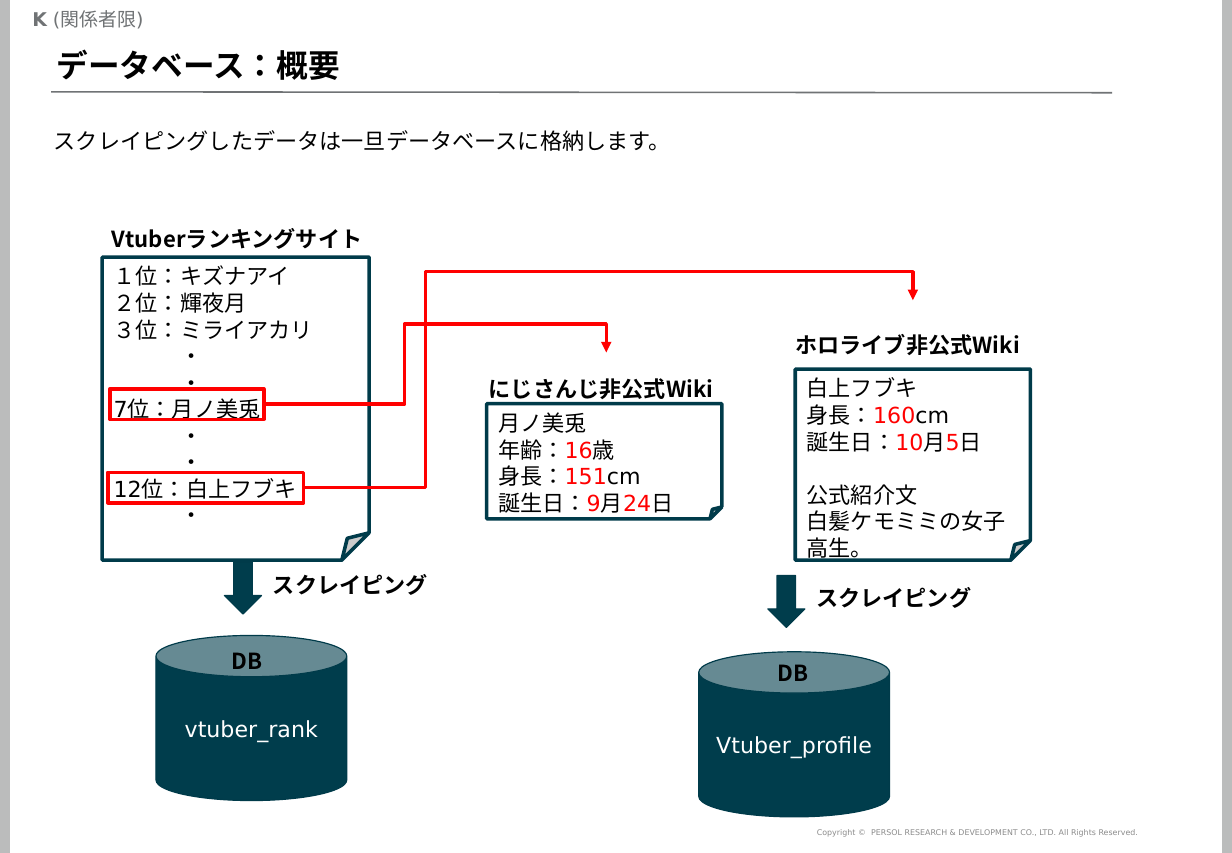
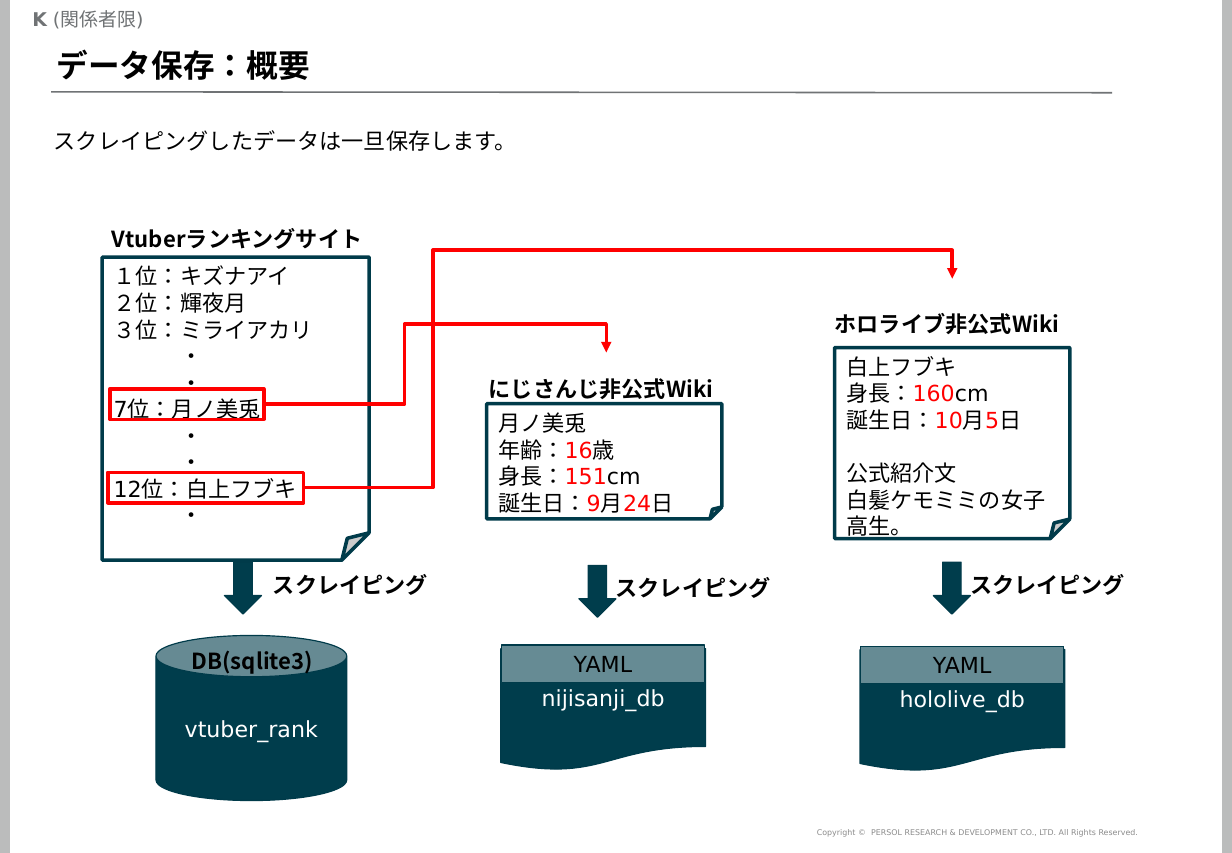
Before and after one commit to mogrodown/python_session, a slide deck: slide 40 of doc/python中級講座_2020.pptx. Drawn at 1232x853 pixels with LibreOffice and Linux fonts; fonts in the diff are those of the drawing; background and template pictures are left out. Boxes give left, top, right and bottom in pixels: in the first picture for what was removed or moved away, otherwise in the second. Text is boxed around its words. In the diff, an @@ line names an element or a change of style, - is before the commit and + after.

```diff
--- a/doc/python中級講座_2020.pptx
+++ b/doc/python中級講座_2020.pptx
@@ title at [57, 49, 310, 80]: text changed @@
-データベース：概要
+データ保存：概要
@@ text at [54, 130, 517, 151]: text changed @@
-スクレイピングしたデータは一旦データベースに格納します。
+スクレイピングしたデータは一旦保存します。
@@ elbow arrow moved from (304, 488) - (913, 300) to (304, 488) - (952, 279) @@
@@ text "ホロライブ非公式Wiki": place and size @@
-text "ホロライブ非公式Wiki" at [795, 334, 1019, 355]
+text "ホロライブ非公式Wiki" at [835, 313, 1059, 334]
@@ folded corner "白上フブキ": place and size @@
-folded corner "白上フブキ" at [795, 370, 1031, 561]
+folded corner "白上フブキ" at [835, 348, 1070, 539]
@@ down arrow: place and size @@
-down arrow at [768, 576, 805, 628]
+down arrow at [579, 565, 617, 618]
@@ down arrow added at [934, 562, 971, 614], fill #003D4C, outline #003C4A 0.75 pt @@
@@ text "スクレイピング": place and size @@
-text "スクレイピング" at [816, 587, 971, 608]
+text "スクレイピング" at [616, 577, 771, 600]
@@ text added at [970, 574, 1125, 597], 14 pt, text #000000, bold @@
+スクレイピング
@@ text at [192, 651, 313, 675]: text changed @@
-DB
+DB(sqlite3)
@@ flow chart document added at [501, 648, 705, 770], fill #003D4C, outline #003C4A 0.75 pt, 14 pt, text #FFFFFF @@
+nijisanji_db
@@ rectangle added at [502, 645, 705, 683], fill #668B94, outline #003C4A 0.75 pt, 14 pt, text #000000 @@
+YAML
@@ cylinder removed at [698, 652, 890, 817] @@
-Vtuber_profile
@@ flow chart document added at [860, 650, 1065, 771], fill #003D4C, outline #003C4A 0.75 pt, 14 pt, text #FFFFFF @@
+hololive_db
@@ rectangle added at [861, 646, 1065, 684], fill #668B94, outline #003C4A 0.75 pt, 14 pt, text #000000 @@
+YAML
@@ text removed at [777, 664, 808, 681] @@
-DB
```
Also in this commit, not shown: 10 other slides changed, 1 slide added, 1 slide removed, 2 other files.
